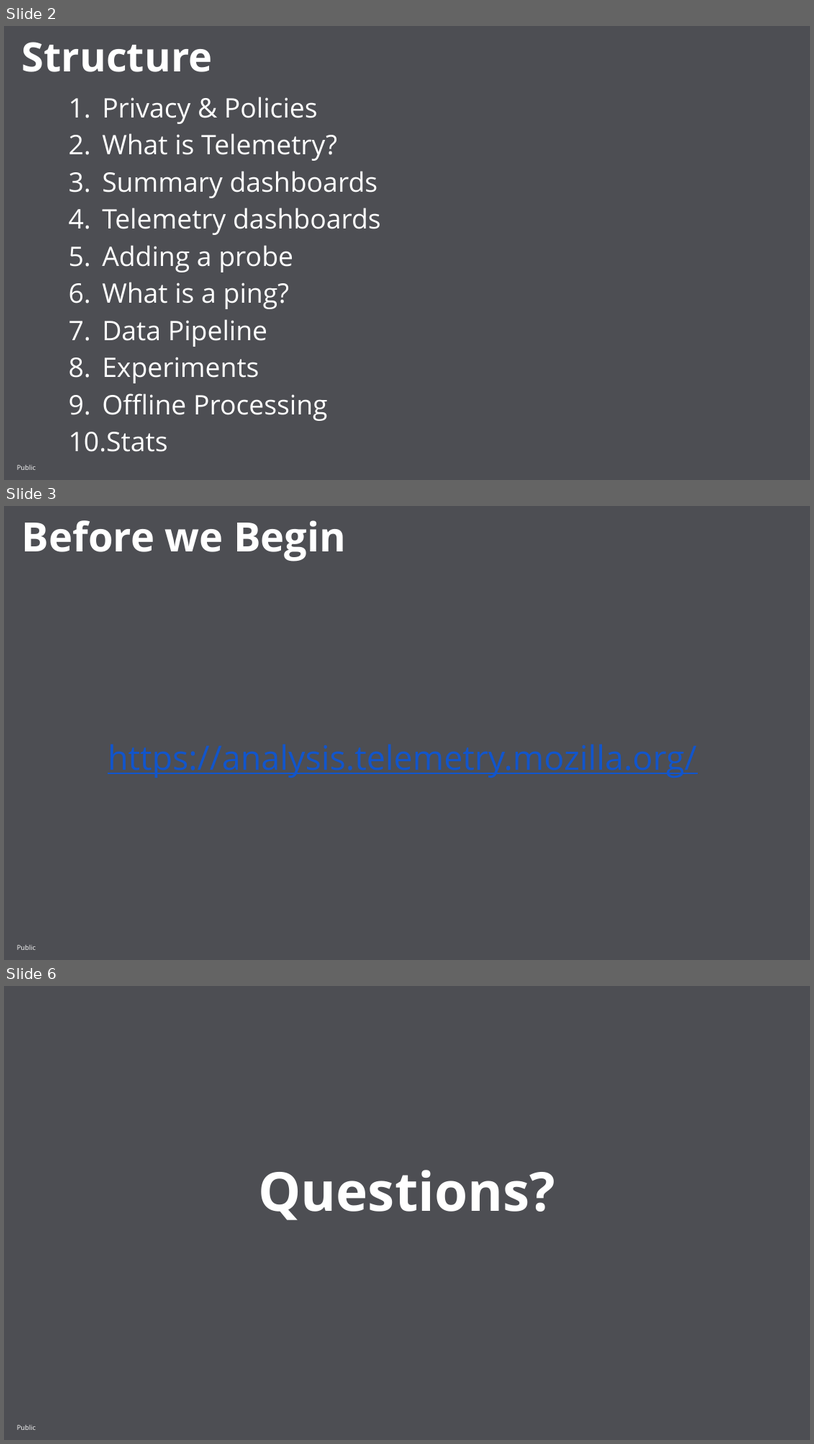
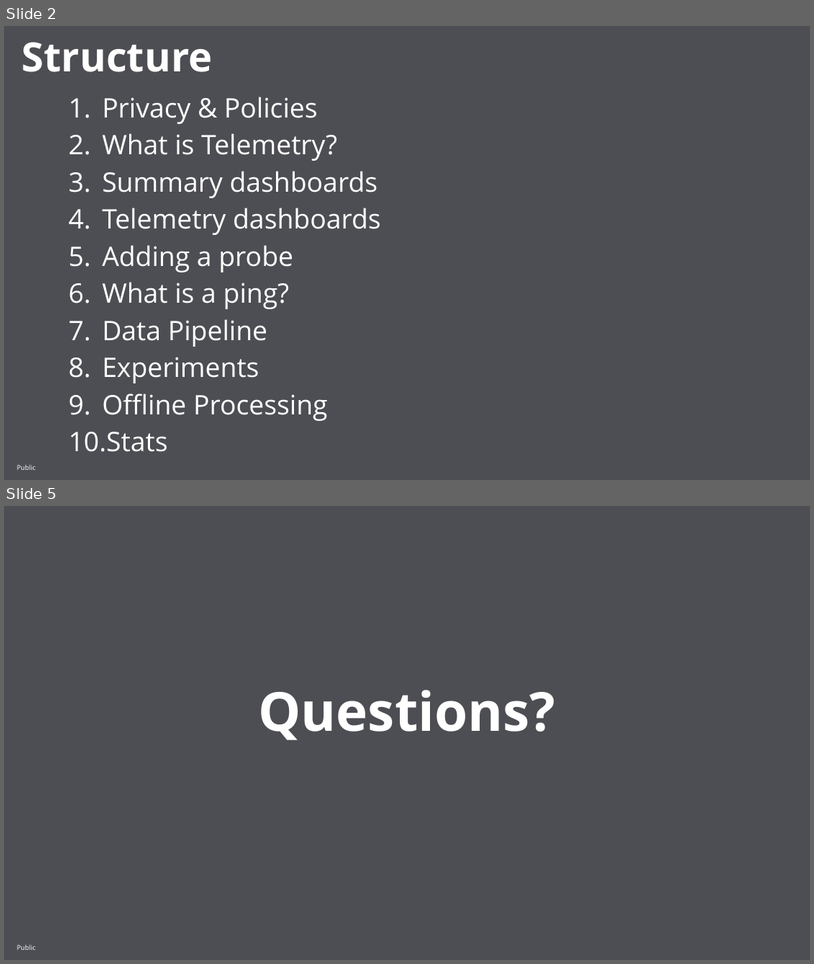
Before and after one commit to mozilla/telemetry-onboarding, a slide deck: slides/Telemetry Onboarding.pptx. Shown one above the other, each under a label of ours: slides 2, 3 and 6 before the commit, slides 2 and 5 after it; the slides between them are not shown. The pictures are 814x1444 and 814x964 pixels, drawn with LibreOffice and Linux fonts; fonts in the diff are those of the drawing; background and template pictures are left out. Boxes give left, top, right and bottom in pixels: in the first picture for what was removed or moved away, otherwise in the second. Text is boxed around its words. In the diff, an @@ line names an element or a change of style, - is before the commit and + after.

```diff
--- a/slides/Telemetry Onboarding.pptx
+++ b/slides/Telemetry Onboarding.pptx
@@ slide 3 removed at [4,506,810,960], background #4D4E53; not listed: 1 template element that a slide beside it also shows @@
@@ text removed at [22,520,346,561] @@
-Before we Begin
@@ text removed at [108,744,697,777] @@
-https://analysis.telemetry.mozilla.org/
@@ what was slide 6 is now slide 5 @@
```
Also in this commit, not shown: 5 slides changed, 1 other file.
